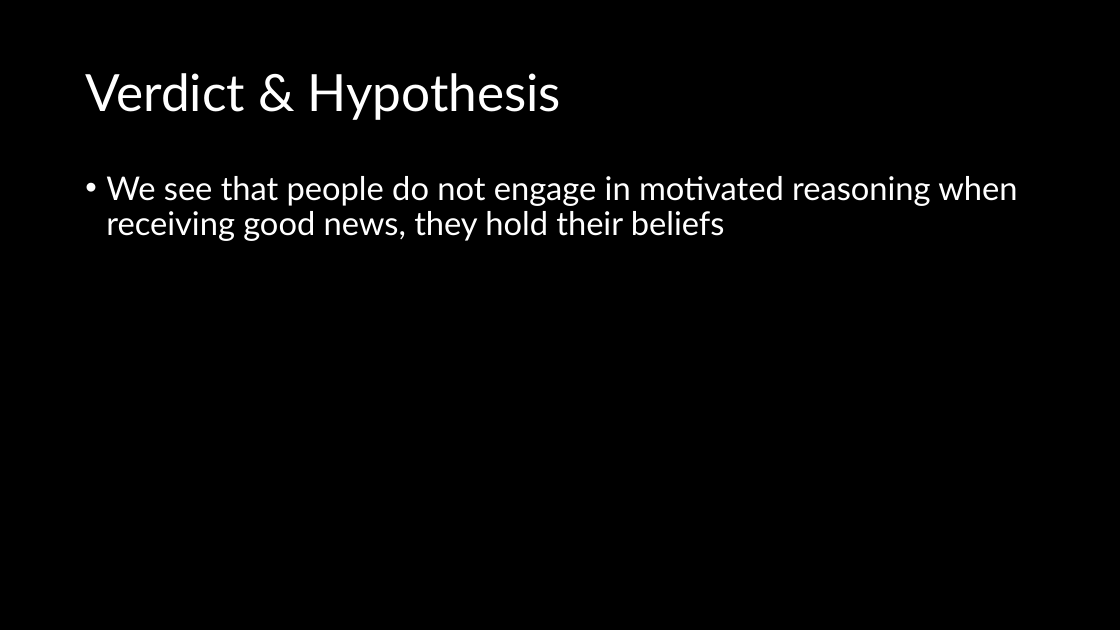
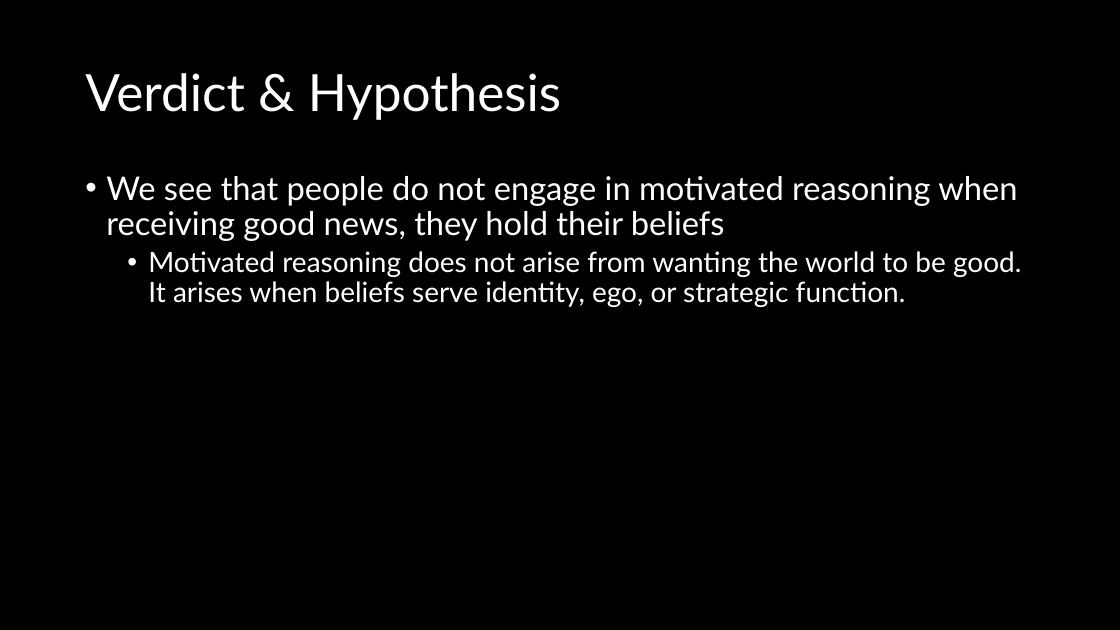
Before and after one commit to Nomandes/social_science_replication_good_news, a slide deck: slide 9 of replication_presentation.pptx. Drawn at 1120x630 pixels with LibreOffice and Linux fonts; fonts in the diff are those of the drawing. Boxes give left, top, right and bottom in pixels: in the first picture for what was removed or moved away, otherwise in the second. Text is boxed around its words. In the diff, an @@ line names an element or a change of style, - is before the commit and + after.

Commit message:
changed presentation

```diff
--- a/replication_presentation.pptx
+++ b/replication_presentation.pptx
@@ text at (x1=148, y1=251, x2=1021, y2=307): paragraph added @@
+  • Motivated reasoning does not arise from wanting the world to be good.
+    It arises when beliefs serve identity, ego, or strategic function.
```
